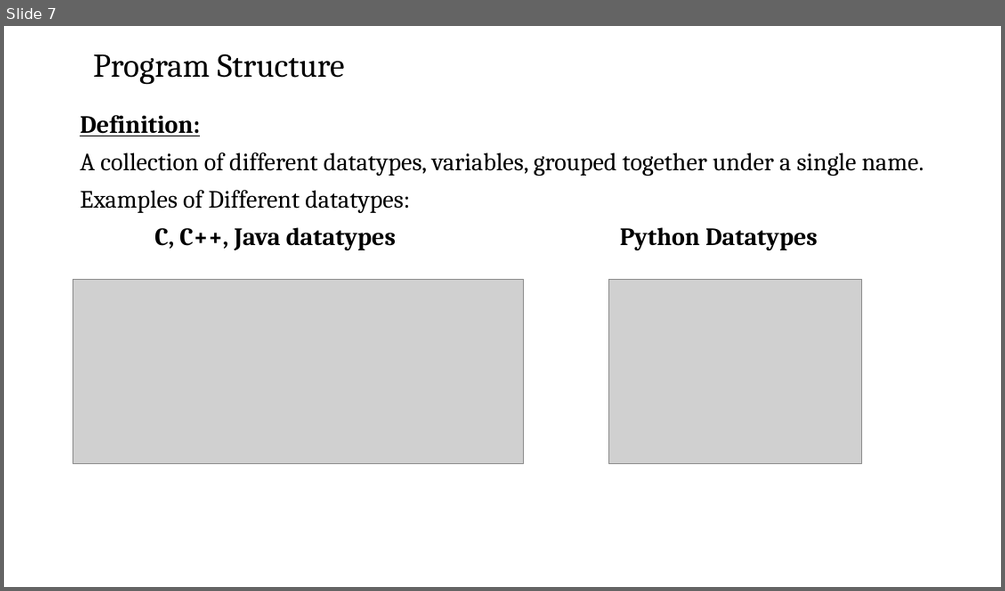
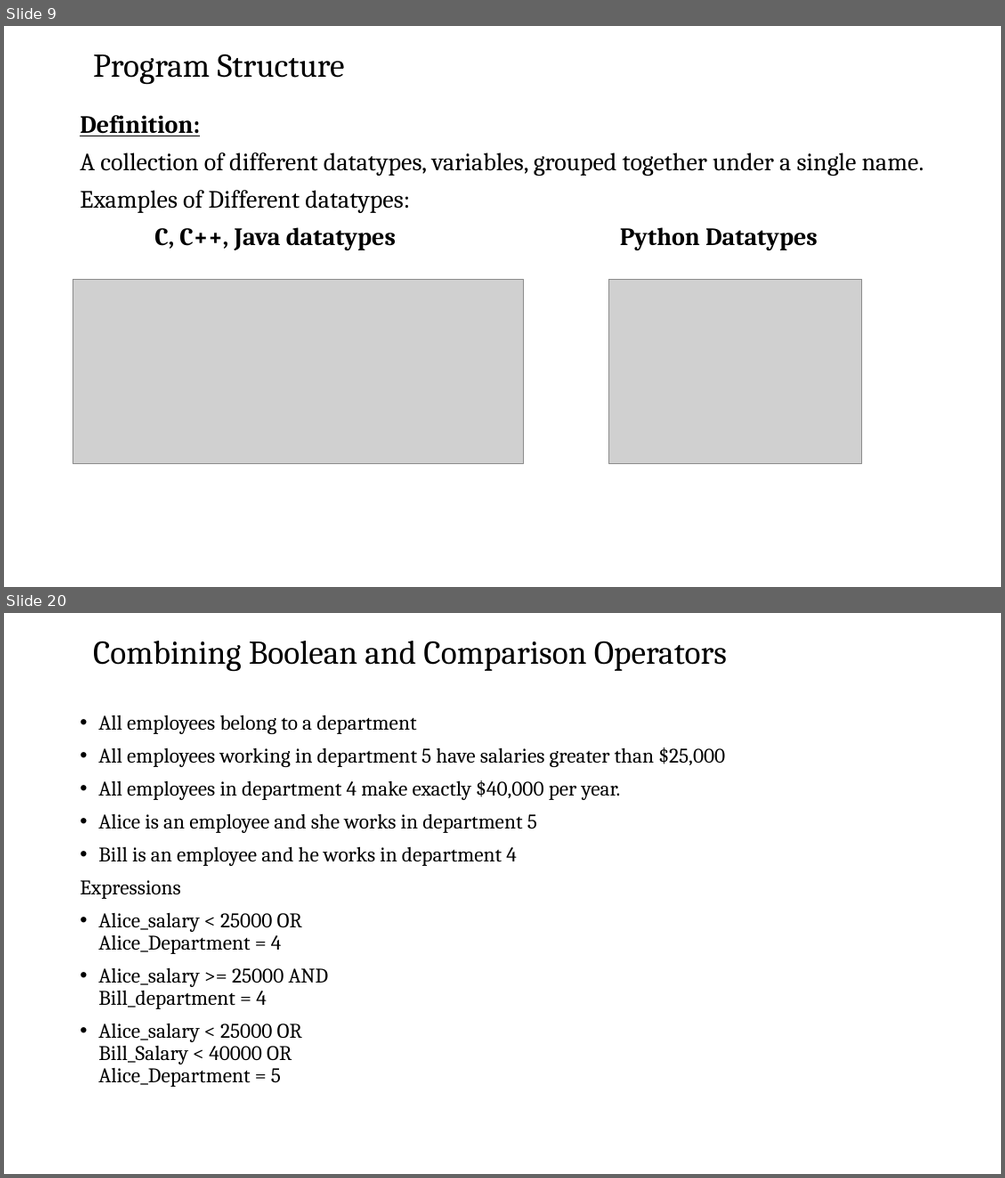
Before and after one commit to josiahkeaton/Training-Materials, a slide deck: Software Testing/Fundamentals of Computer & OS Concepts/Fundamentals of Computing session 6.pptx. Shown one above the other, each under a label of ours: slide 7 before the commit, slides 9 and 20 after it; the slides between them are not shown. The pictures are 1005x591 and 1005x1178 pixels, drawn with LibreOffice and Linux fonts; fonts in the diff are those of the drawing; grey boxes stand for pictures; background and template pictures are left out. Boxes give left, top, right and bottom in pixels: in the first picture for what was removed or moved away, otherwise in the second. Text is boxed around its words. In the diff, an @@ line names an element or a change of style, - is before the commit and + after.

```diff
--- a/Software Testing/Fundamentals of Computer & OS Concepts/Fundamentals of Computing session 6.pptx
+++ b/Software Testing/Fundamentals of Computer & OS Concepts/Fundamentals of Computing session 6.pptx
@@ slide 20 added at [4, 613, 1001, 1174], background picture (left out) @@
@@ title added at [93, 641, 727, 672], 32 pt, text #000000 @@
+Combining Boolean and Comparison Operators
@@ text added at [80, 714, 725, 1086], 20 pt, text #000000 @@
+• All employees belong to a department
+• All employees working in department 5 have salaries greater than $25,000
+• All employees in department 4 make exactly $40,000 per year.
+• Alice is an employee and she works in department 5
+• Bill is an employee and he works in department 4
+Expressions
+• Alice_salary < 25000 OR
+  Alice_Department = 4
+• Alice_salary >= 25000 AND
+  Bill_department = 4
+• Alice_salary < 25000 OR
+  Bill_Salary < 40000 OR
+  Alice_Department = 5
@@ what was slide 7 is now slide 9 @@
```
Also in this commit, not shown: 3 slides changed, 17 other slides added, 1 slide removed.
